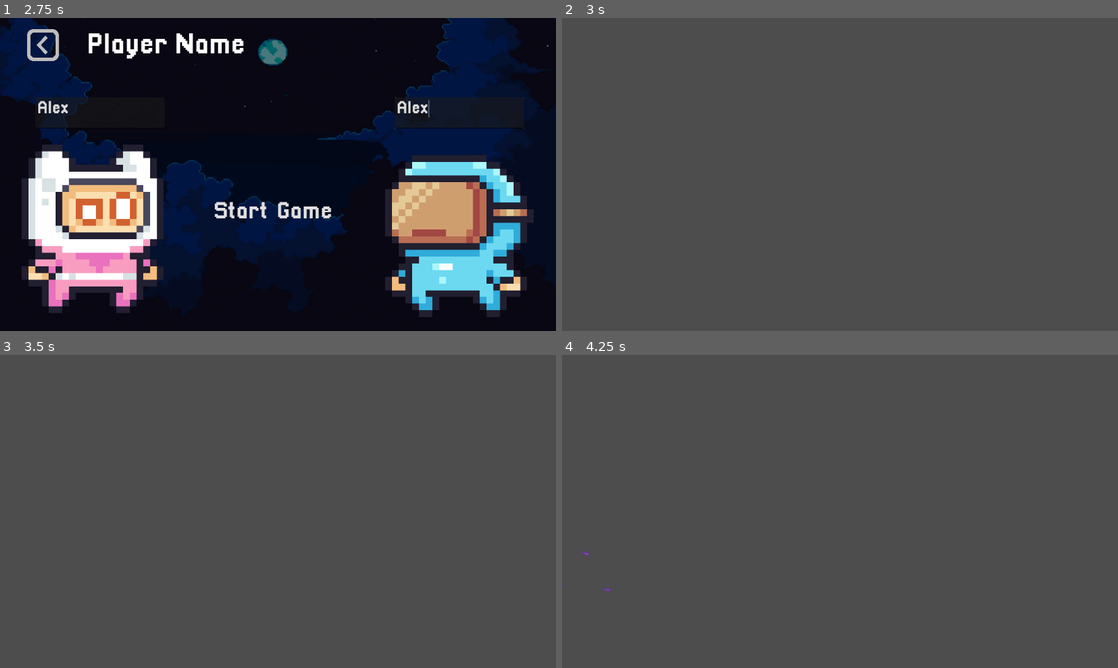
Above: before the commit, frames 1-4 (two rows, left to right).
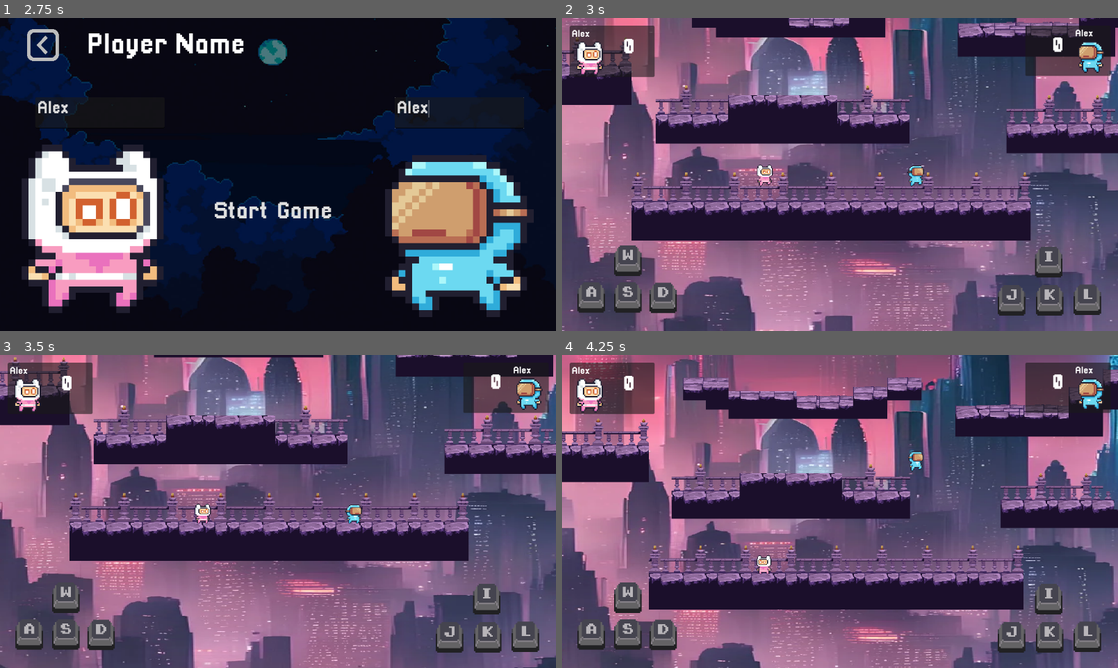
Above: after the commit, the same moments.

Repository: Bbulat7804/Team-Paling-Seronok-24
Game: Godot game, scene res://Scenes/MainScreen.tscn
The game is run twice, just before and just after one commit, with the same random seed, the same clock (stepped at 60 frames per second) and the same inputs.
Inputs (mouse positions are in pixels of both pictures, inside the frame that each line leads up to):
- Up to frame 1 (2.75 s): click "Start Game" at 0.5 s; click "Classic" at 1.25 s; click (100, 111) at 2.02 s; type "Alex" at 2.1 s; click (461, 111) at 2.25 s; type "Alex" at 2.33 s
- Up to frame 2 (3 s): click "Start Game" at 2.75 s
- Up to frame 3 (3.5 s): no input
- Up to frame 4 (4.25 s): move the mouse to (962, 495) at 3.52 s; tap A (A) at 3.6 s; tap I (I) at 3.8 s

Frame 1 is identical in both runs. In frame 2, 84% of the frame differs, in the area x 0-100%, y 0-100%; in frame 3, 83%; in frame 4, 86%.
Error before the commit: Invalid access of index '1' on a base object of type: 'Array'. (res://Scripts/control.gd:38)

Commit message:
latest gempat namampos

Diff:
--- a/Scenes/StrengthPowerUp.tscn
+++ b/Scenes/StrengthPowerUp.tscn
@@ -87,6 +87,7 @@
 position = Vector2(-2, 3)
 scale = Vector2(1.26953, 1.33333)
 sprite_frames = SubResource("SpriteFrames_xohct")
+autoplay = "default"
 frame_progress = 0.558679
 
 [node name="CollisionShape2D" type="CollisionShape2D" parent="."]
--- a/Scenes/ingameStats.tscn
+++ b/Scenes/ingameStats.tscn
@@ -60,16 +60,14 @@
 
 [node name="Score1" type="CanvasLayer" parent="."]
 
-[node name="Panel" type="Control" parent="Score1"]
-layout_mode = 3
-anchors_preset = 0
+[node name="Panel" type="Panel" parent="Score1"]
 offset_left = 16.0
 offset_top = 16.0
 offset_right = 192.0
 offset_bottom = 122.0
 
 [node name="Player1Icon" type="AnimatedSprite2D" parent="Score1/Panel"]
-position = Vector2(43, 45)
+position = Vector2(40, 58)
 scale = Vector2(2.625, 2.8125)
 sprite_frames = SubResource("SpriteFrames_da0vx")
 autoplay = "default"
@@ -136,10 +134,11 @@
 
 [node name="p1Name" type="Label" parent="Score1/Panel"]
 layout_mode = 0
-offset_left = 7.0
-offset_top = -10.0
-offset_right = 84.0
-offset_bottom = 18.0
+offset_left = 4.0
+offset_top = 8.0
+offset_right = 81.0
+offset_bottom = 36.0
+theme_override_fonts/font = ExtResource("3_h8xvq")
 text = "Player 1"
 label_settings = SubResource("LabelSettings_cemt2")
 
@@ -165,16 +164,14 @@
 
 [node name="Score2" type="CanvasLayer" parent="."]
 
-[node name="Panel" type="Control" parent="Score2"]
-layout_mode = 3
-anchors_preset = 0
+[node name="Panel" type="Panel" parent="Score2"]
 offset_left = 960.0
 offset_top = 16.0
 offset_right = 1137.0
 offset_bottom = 120.0
 
 [node name="Player2Icon" type="AnimatedSprite2D" parent="Score2/Panel"]
-position = Vector2(136, 39)
+position = Vector2(137, 54)
 scale = Vector2(2.45313, 2.72656)
 sprite_frames = SubResource("SpriteFrames_silao")
 flip_h = true
@@ -245,10 +242,11 @@
 
 [node name="p2Name" type="Label" parent="Score2/Panel"]
 layout_mode = 0
-offset_left = 100.0
-offset_top = -13.0
-offset_right = 177.0
-offset_bottom = 15.0
+offset_left = 103.0
+offset_top = 7.0
+offset_right = 180.0
+offset_bottom = 35.0
+theme_override_fonts/font = ExtResource("3_h8xvq")
 text = "Player 2"
 label_settings = SubResource("LabelSettings_cemt2")
 
--- a/Scripts/control.gd
+++ b/Scripts/control.gd
@@ -9,6 +9,7 @@
 var playerScene = preload("res://Scenes/Player.tscn")
 var InGameStatsScene = preload("res://Scenes/ingameStats.tscn")
 var map1Scene = preload("res://Scenes/MAP1CYBERPUNK.tscn")
+var map2Scene = preload("res://Scenes/MAP2WINTER.tscn")
 var cameraScene = preload("res://Scenes/PlayerCamera.tscn")
 var mainScreenScene = preload("res://Scenes/MainScreen.tscn")
 var camera: Camera
@@ -18,12 +19,14 @@
 @onready var P2RespawnTimer: Timer = $P2RespawnTimer
 var inGameStats: Stats
 static var map1
+static var map2
 static var mapArray = []
 static var mapIndex
 var player1: Player
 var player2: Player
 var default_sprite_scale = Vector2(3.0, 3.0) # Increased size for default
-var pressed_sprite_scale = Vector2(2.5, 2.5) # Slightly smaller for pressed effect
+var pressed_sprite_scale = Vector2(2.5, 2.5) # Slightly smaller for pressed effectwi
+var winningPoint = 3
 
 func _ready() -> void:
 	if mode == DOUBLETROUBLE:
@@ -39,6 +42,9 @@
 	pass
 
 func _process(delta: float) -> void:
+	if inGameStats.p1Score == 3 or inGameStats.p2Score == 3:
+		var next_scene_path = "res://Scenes/EndScreen.tscn"
+		get_tree().change_scene_to_file(next_scene_path)
 	_handle_key_scaling(player1.jump, "Score1/Panel/SpritePlayer1Up")
 	_handle_key_scaling(player1.left, "Score1/Panel/SpritePlayer1Left")
 	_handle_key_scaling(player1.push, "Score1/Panel/SpritePlayer1Down")
@@ -93,7 +99,9 @@
 func _initializeMap() -> void:
 	inGameStats = InGameStatsScene.instantiate()
 	map1 = map1Scene.instantiate()
+	map2 = map2Scene.instantiate()
 	mapArray.push_front(map1)
+	mapArray.push_front(map2)
 	camera = cameraScene.instantiate()
 	pass
 
@@ -102,7 +110,7 @@
 	camera._linkPlayer(player1, player2)
 	player1.position = Vector2(400, 550)
 	player2.position = Vector2(600, 550)
-	add_child(map1)
+	add_child(map)
 	add_child(player1)
 	add_child(player2)
 	add_child(inGameStats)
@@ -123,7 +131,7 @@
 	add_child(player2)
 	pass
 
-func _randomizeKey(die: Player, win: Player):
+func _randomizeKey(win: Player, die: Player):
 	randomize()
 	var newKey
 	var key = str(int(randi_range(65, 90)))
